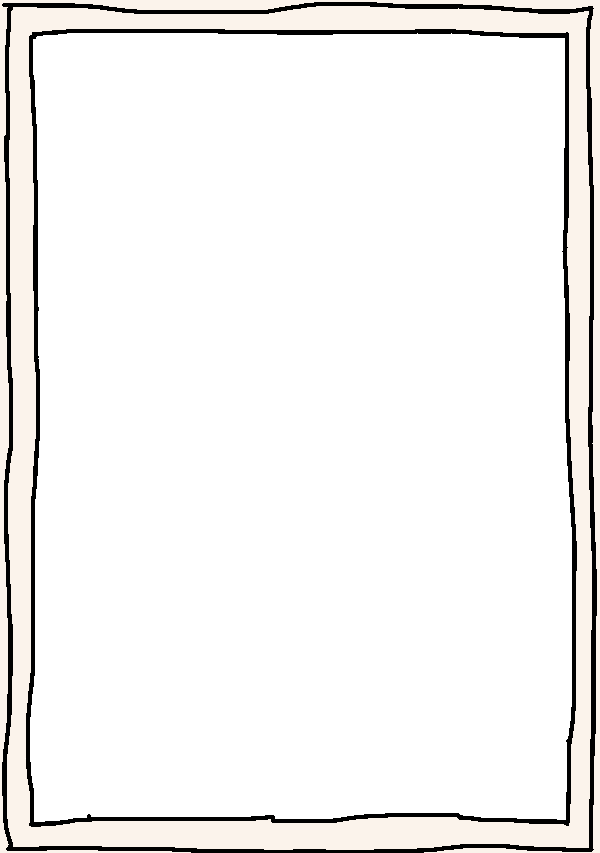
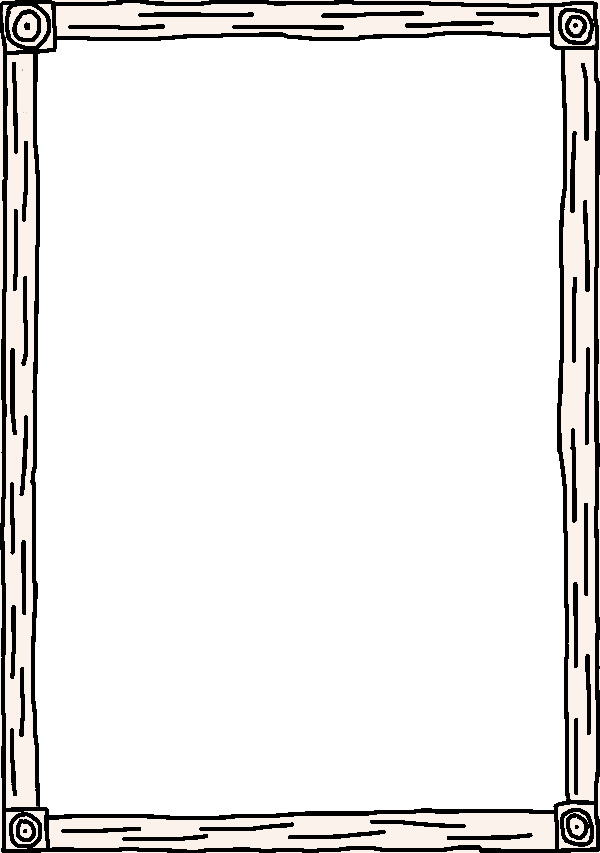
Layer changes from the first (600, 853) image to the second:
added layer "frame-d" above "bg-d" over [0, 0, 600, 853]
added layer "bg-d" above "frame-c" over [0, 0, 600, 853]
hid "frame-a" over [2, 2, 597, 853]
hid "bg-a" over [0, 0, 600, 853]